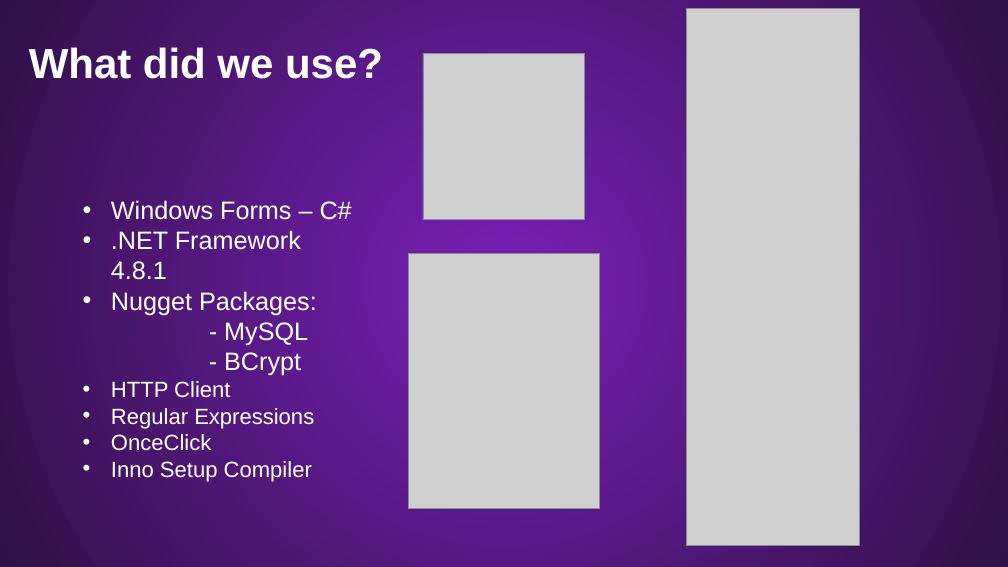
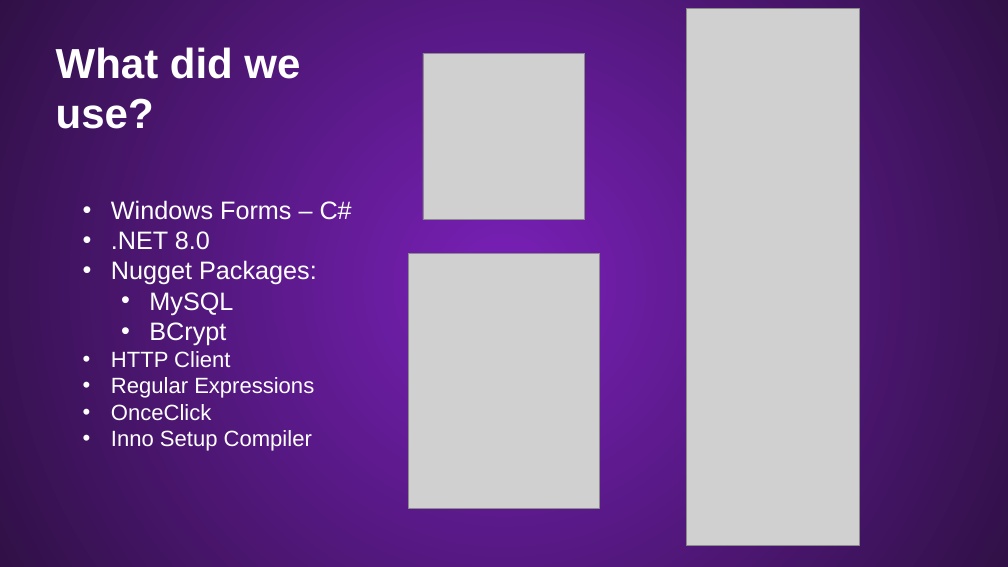
Before and after one commit to Palacsinta002/LMS, a slide deck: slide 27 of Presentation/LMS Presentation.pptx (slide 19 before the commit). Drawn at 1008x567 pixels with LibreOffice and Linux fonts; fonts in the diff are those of the drawing; grey boxes stand for pictures; background and template pictures are left out. Boxes give left, top, right and bottom in pixels: in the first picture for what was removed or moved away, otherwise in the second. Text is boxed around its words. In the diff, an @@ line names an element or a change of style, - is before the commit and + after.

Commit message:
2025-04-06 11:34:57

```diff
--- a/Presentation/LMS Presentation.pptx
+++ b/Presentation/LMS Presentation.pptx
@@ text "What did we use?" rewrapped from (x1=29, y1=47, x2=383, y2=79) to (x1=56, y1=47, x2=300, y2=129) @@
@@ text at (x1=111, y1=231, x2=317, y2=346): text changed @@
-• .NET Framework 4.8.1
-• Nugget Packages:
-  - MySQL
-  - BCrypt
+• .NET 8.0
+• Nugget Packages:
+  • MySQL
+  • BCrypt
```
Also in this commit, not shown: 6 other slides changed, 9 slides added, 1 slide removed.
